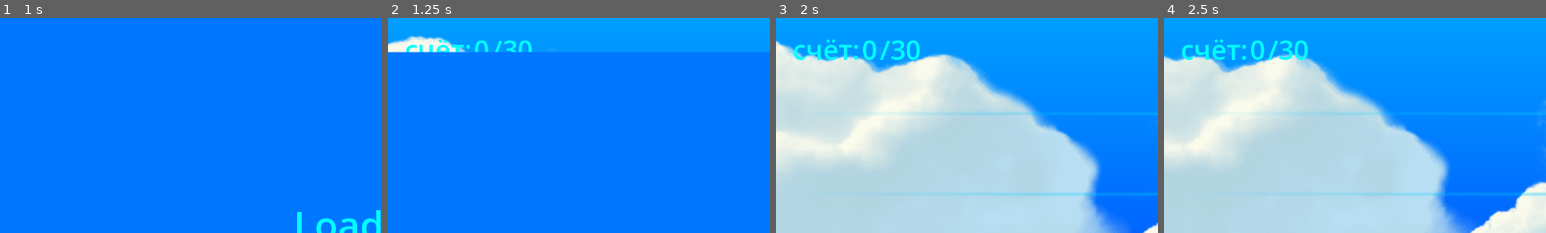
Above: before the commit, frames 1-4 (left to right).
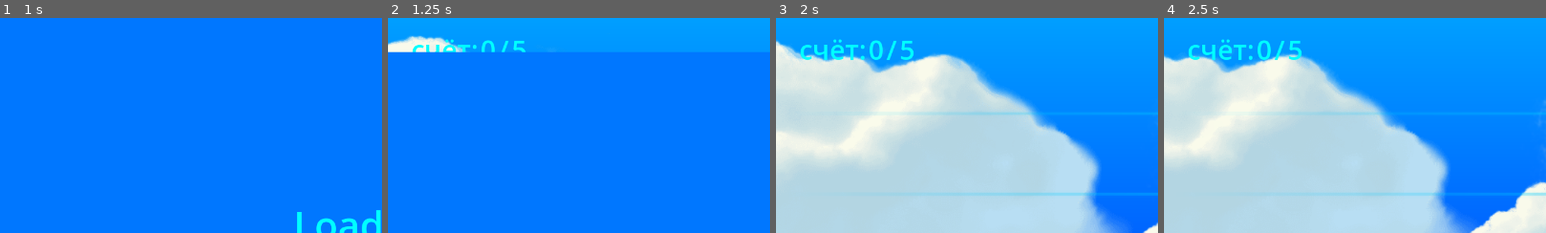
Above: after the commit, the same moments.

Repository: GGamezebo/quizmatik
Game: Godot game, scene res://main.tscn
The game is run twice, just before and just after one commit, with the same random seed, the same clock (stepped at 60 frames per second) and the same inputs. The engine's default icon, where the game draws it, is replaced by a stand-in: a white triangle on a blue panel in a dark square.
Inputs:
- Up to frame 1 (1 s): click "Старт" at 0.5 s
- Up to frame 2 (1.25 s): no input
- Up to frame 3 (2 s): tap Enter at 1.25 s; hold Right from 1.28 s (still down); tap Space (shoot) at 1.35 s
- Up to frame 4 (2.5 s): release Right at 2.03 s; hold Down (ui_down) from 2.03 s (still down); tap Tab at 2.1 s
The pictures show only the part of the screen within x 0-50%, y 0-50%; the shares and areas given below are measured in that part.

Frame 1 is identical in both runs. In frame 2, 0.9% of the frame differs, in the area x 4-38%, y 9-16%; in frame 3, 1.6%; in frame 4, 1.6%, in the area x 4-38%, y 9-20%.

Commit message:
add score for win

Diff:
--- a/src/contexts/game_context/game_context.tscn
+++ b/src/contexts/game_context/game_context.tscn
@@ -22,6 +22,7 @@
 [ext_resource type="Script" uid="uid://bb48gluxno1u" path="res://src/contexts/game_context/ui/ui_health.gd" id="15_6ktr1"]
 [ext_resource type="Script" uid="uid://cwfxgx56jwul8" path="res://src/contexts/game_context/game_logic/line_selector.gd" id="15_h2w07"]
 [ext_resource type="Texture2D" uid="uid://c4rcn50qkxusi" path="res://assets/icon.svg" id="17_emdi4"]
+[ext_resource type="Script" uid="uid://bujyufbdn6yo" path="res://src/contexts/game_context/ui/score.gd" id="19_73ia8"]
 
 [sub_resource type="LabelSettings" id="LabelSettings_0xm2m"]
 font_size = 45
@@ -98,12 +99,17 @@
 [node name="Background" parent="HUD" unique_id=1217069396 instance=ExtResource("2_lu6cl")]
 position = Vector2(0, -2)
 
-[node name="LeftPanel" type="HBoxContainer" parent="HUD" unique_id=63369239]
+[node name="Score" type="HBoxContainer" parent="HUD" unique_id=63369239 node_paths=PackedStringArray("player", "gameConfig", "score", "maxScore")]
 offset_right = 272.0
 offset_bottom = 105.0
 alignment = 1
+script = ExtResource("19_73ia8")
+player = NodePath("../../Player")
+gameConfig = NodePath("../../GameConfig")
+score = NodePath("Score")
+maxScore = NodePath("MaxScore")
 
-[node name="Name" type="Label" parent="HUD/LeftPanel" unique_id=345963575]
+[node name="Name" type="Label" parent="HUD/Score" unique_id=345963575]
 layout_mode = 2
 size_flags_horizontal = 4
 text = "счёт:"
@@ -111,7 +117,7 @@
 horizontal_alignment = 1
 vertical_alignment = 1
 
-[node name="Score" type="Label" parent="HUD/LeftPanel" unique_id=1130806769]
+[node name="Score" type="Label" parent="HUD/Score" unique_id=1130806769]
 layout_mode = 2
 size_flags_horizontal = 4
 text = "0"
@@ -119,10 +125,18 @@
 horizontal_alignment = 1
 vertical_alignment = 1
 
-[node name="MaxScore" type="Label" parent="HUD/LeftPanel" unique_id=1314264146]
+[node name="Separator" type="Label" parent="HUD/Score" unique_id=1191885687]
 layout_mode = 2
 size_flags_horizontal = 4
-text = "/30"
+text = "/"
+label_settings = SubResource("LabelSettings_0xm2m")
+horizontal_alignment = 1
+vertical_alignment = 1
+
+[node name="MaxScore" type="Label" parent="HUD/Score" unique_id=1314264146]
+layout_mode = 2
+size_flags_horizontal = 4
+text = "30"
 label_settings = SubResource("LabelSettings_0xm2m")
 horizontal_alignment = 1
 vertical_alignment = 1
@@ -155,7 +169,6 @@
 [node name="Health" type="HBoxContainer" parent="HUD/RightPanel" unique_id=2085066688 node_paths=PackedStringArray("player")]
 layout_mode = 2
 script = ExtResource("15_6ktr1")
-game_events = ExtResource("7_7ifmk")
 player = NodePath("../../../Player")
 helthSprite = ExtResource("17_emdi4")
 
--- a/src/contexts/game_context/game_events.gd
+++ b/src/contexts/game_context/game_events.gd
@@ -3,4 +3,3 @@
 
 @warning_ignore("unused_signal") signal ev_game_state_changed(from_state: String, to_state: String)
 @warning_ignore("unused_signal") signal ev_explosion(answer: Answer)
-@warning_ignore("unused_signal") signal ev_health_changed(health: int)
--- a/src/contexts/game_context/game_logic/game_config.gd
+++ b/src/contexts/game_context/game_logic/game_config.gd
@@ -5,6 +5,7 @@
 @export_category("Global Game Settings")
 @export var answer_lines_count: int = 4
 @export var health: int = 3
+@export var questions_count: int = 5
 @export var min_generate_number: int = 2
 @export var max_generate_number: int = 9
 @export var answer_speed: float = 50.0
--- a/src/contexts/game_context/game_logic/game_manager/game_states/game_state.gd
+++ b/src/contexts/game_context/game_logic/game_manager/game_states/game_state.gd
@@ -31,16 +31,6 @@
 		option.queue_free()
 	options.clear()
 
-func _on_event_manager_ev_explosion(answer: Answer) -> void:
-	if answer.value == question.correct_answer:
-		_kill_all_answers()
-	else:
-		var index: int = options.find(answer)
-		if index != -1:
-			options.remove_at(index)
-			_get_damage()
-		answer.take_damage()
-
 func _makeNewRound() -> void:
 	question = QuizQuestion.generate_question(gameConfig)
 	await game_mamager.get_tree().create_timer(1.0).timeout
@@ -63,18 +53,35 @@
 		options.append(answer)
 		game_mamager.owner.add_child.call_deferred(answer)
 
-func _kill_all_answers():
-	for option in options.duplicate():
-		option.take_damage()
+
+func _on_event_manager_ev_explosion(answer: Answer) -> void:
+	if answer.value == question.correct_answer:
+		_process_correct_answer()
+	else:
+		var index: int = options.find(answer)
+		if index != -1:
+			options.remove_at(index)
+			_get_damage()
+		answer.take_damage()
 
 func _on_air_plane_colladed(_air_plane: AirPlane, answer: Answer) -> void:
 	if answer.value == question.correct_answer:
-		_kill_all_answers()
+		_process_correct_answer()
 	else:
 		var index:int = options.find(answer)
 		if index != -1:
 			_get_damage()
 			_kill_all_answers()
+
+func _process_correct_answer() -> void:
+	_kill_all_answers()
+	player.score += 1
+	if player.score == gameConfig.questions_count:
+		add_event(FSMGameEvents.END_GAME)
+
+func _kill_all_answers():
+	for option in options.duplicate():
+		option.take_damage()
 
 func _on_answer_killed(answer: Answer) -> void:
 	options.erase(answer)
--- a/src/contexts/game_context/player.gd
+++ b/src/contexts/game_context/player.gd
@@ -1,5 +1,8 @@
 class_name Player
 extends Node
+
+signal ev_health_changed(new_health: int)
+signal ev_score_changed(new_score: int)
 
 @export var game_events: GameEvents
 @export var gameConfig: GameConfig
@@ -8,4 +11,10 @@
 	set(new_value):
 		if health != new_value:
 			health = new_value
-			game_events.ev_health_changed.emit(health)
+			ev_health_changed.emit(health)
+
+@onready var score: int = 0:
+	set(new_value):
+		if score != new_value:
+			score = new_value
+			ev_score_changed.emit(score)
--- /dev/null
+++ b/src/contexts/game_context/ui/score.gd
@@ -0,0 +1,14 @@
+extends HBoxContainer
+
+@export var player: Player
+@export var gameConfig: GameConfig
+@export var score: Label
+@export var maxScore: Label
+
+func _ready() -> void:
+	maxScore.text = str(gameConfig.questions_count)
+	score.text = str(player.score)
+	player.ev_score_changed.connect(_on_score_changed)
+
+func _on_score_changed(new_score: int) -> void:
+	score.text = str(new_score)
--- a/src/contexts/game_context/ui/ui_health.gd
+++ b/src/contexts/game_context/ui/ui_health.gd
@@ -1,16 +1,15 @@
 extends HBoxContainer
 
-@export var game_events: GameEvents
 @export var player: Player
 @export var helthSprite: Texture2D
 
 
 func _ready() -> void:
-	game_events.ev_health_changed.connect(_on_health_changed)
+	player.ev_health_changed.connect(_on_health_changed)
 	_updateState()
 
 func _exit_tree() -> void:
-	game_events.ev_health_changed.disconnect(_on_health_changed)
+	player.ev_health_changed.disconnect(_on_health_changed)
 
 func _updateState() -> void:
 	var health: int = player.health
Not shown, added: src/contexts/game_context/ui/score.gd.uid
